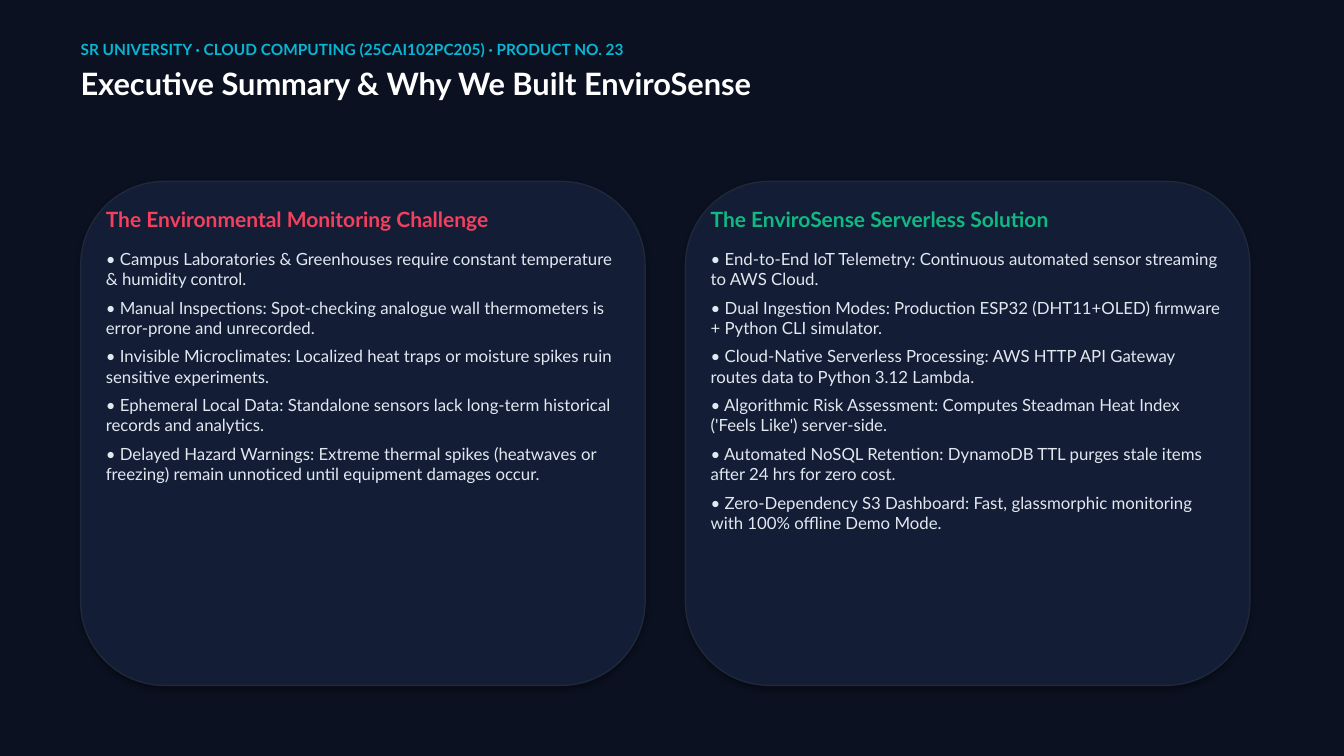
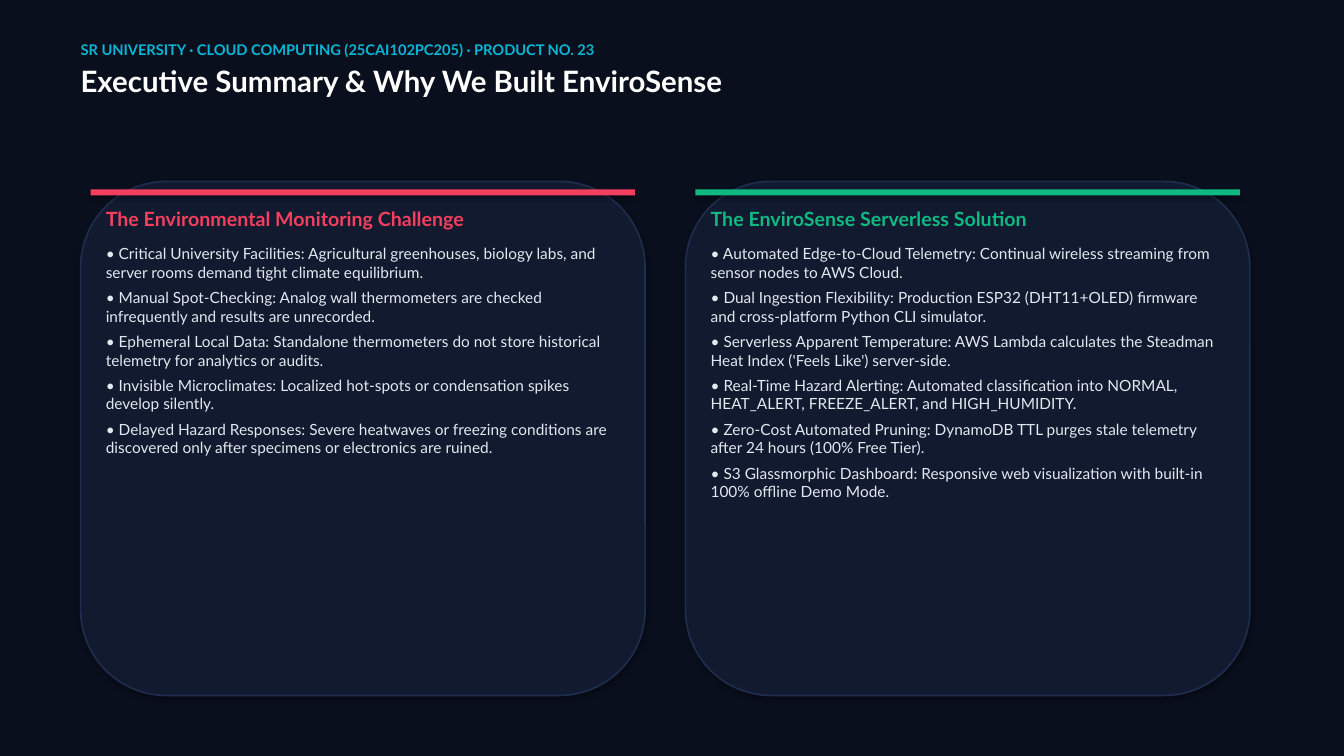
Before and after one commit to yeshwanthkushi25-glitch/envirosense-iot-dashboard, a slide deck: slide 2 of EnviroSense_Master_Presentation.pptx. Drawn at 1344x756 pixels with LibreOffice and Linux fonts; fonts in the diff are those of the drawing. Boxes give left, top, right and bottom in pixels: in the first picture for what was removed or moved away, otherwise in the second. Text is boxed around its words. In the diff, an @@ line names an element or a change of style, - is before the commit and + after.

Commit message:
style: overhaul visual design, circular gauges, embedded diagrams & presentation deck

```diff
--- a/EnviroSense_Master_Presentation.pptx
+++ b/EnviroSense_Master_Presentation.pptx
@@ rectangle at [0, 0, 1344, 756]: fill #0B1120 to #0A0F1D @@
@@ text "SR UNIVERSITY · CLOUD COMPUTING ..." at [81, 43, 722, 97]: size 11 to 10.5 pt in "SR UNIVERSITY · CLOUD COMPUTING (25CAI102PC205) · ..."; size 22 to 21 pt in "Executive Summary & Why We Built EnviroSense" @@
@@ rounded rectangle: place and size @@
-rounded rectangle at [81, 181, 645, 686]
+rounded rectangle at [81, 181, 645, 696]
@@ rounded rectangle at [81, 181, 645, 696]: fill #131D36 to #121A2F; outline #1E293B 1 pt to #1E2D4D 1.2 pt @@
@@ rectangle added at [91, 190, 635, 196], fill #F43F5E @@
@@ rounded rectangle at [686, 181, 1250, 696]: fill #131D36 to #121A2F; outline #1E293B 1 pt to #1E2D4D 1.2 pt @@
@@ rounded rectangle: place and size @@
-rounded rectangle at [686, 181, 1250, 686]
+rounded rectangle at [686, 181, 1250, 696]
@@ rectangle added at [696, 190, 1240, 196], fill #10B981 @@
@@ text at [106, 211, 464, 230]: size 15 to 14 pt in "The Environmental Monitoring Challenge"; less space between paragraphs @@
@@ text at [711, 211, 1027, 226]: size 15 to 14 pt in "The EnviroSense Serverless Solution"; less space between paragraphs @@
@@ text at [106, 247, 607, 456]: text changed; size 12 to 11 pt @@
-• Campus Laboratories & Greenhouses require constant temperature & humidity control.
-• Manual Inspections: Spot-checking analogue wall thermometers is error-prone and unrecorded.
-• Invisible Microclimates: Localized heat traps or moisture spikes ruin sensitive experiments.
-• Ephemeral Local Data: Standalone sensors lack long-term historical records and analytics.
-• Delayed Hazard Warnings: Extreme thermal spikes (heatwaves or freezing) remain unnoticed until equipment damages occur.
+• Critical University Facilities: Agricultural greenhouses, biology labs, and server rooms demand tight climate equilibrium.
+• Manual Spot-Checking: Analog wall thermometers are checked infrequently and results are unrecorded.
+• Ephemeral Local Data: Standalone thermometers do not store historical telemetry for analytics or audits.
+• Invisible Microclimates: Localized hot-spots or condensation spikes develop silently.
+• Delayed Hazard Responses: Severe heatwaves or freezing conditions are discovered only after specimens or electronics are ruined.
@@ text at [711, 247, 1214, 497]: text changed; size 12 to 11 pt @@
-• End-to-End IoT Telemetry: Continuous automated sensor streaming to AWS Cloud.
-• Dual Ingestion Modes: Production ESP32 (DHT11+OLED) firmware + Python CLI simulator.
-• Cloud-Native Serverless Processing: AWS HTTP API Gateway routes data to Python 3.12 Lambda.
-• Algorithmic Risk Assessment: Computes Steadman Heat Index ('Feels Like') server-side.
-• Automated NoSQL Retention: DynamoDB TTL purges stale items after 24 hrs for zero cost.
-• Zero-Dependency S3 Dashboard: Fast, glassmorphic monitoring with 100% offline Demo Mode.
+• Automated Edge-to-Cloud Telemetry: Continual wireless streaming from sensor nodes to AWS Cloud.
+• Dual Ingestion Flexibility: Production ESP32 (DHT11+OLED) firmware and cross-platform Python CLI simulator.
+• Serverless Apparent Temperature: AWS Lambda calculates the Steadman Heat Index ('Feels Like') server-side.
+• Real-Time Hazard Alerting: Automated classification into NORMAL, HEAT_ALERT, FREEZE_ALERT, and HIGH_HUMIDITY.
+• Zero-Cost Automated Pruning: DynamoDB TTL purges stale telemetry after 24 hours (100% Free Tier).
+• S3 Glassmorphic Dashboard: Responsive web visualization with built-in 100% offline Demo Mode.
```
Also in this commit, not shown: 15 other slides changed, 15 other files.
